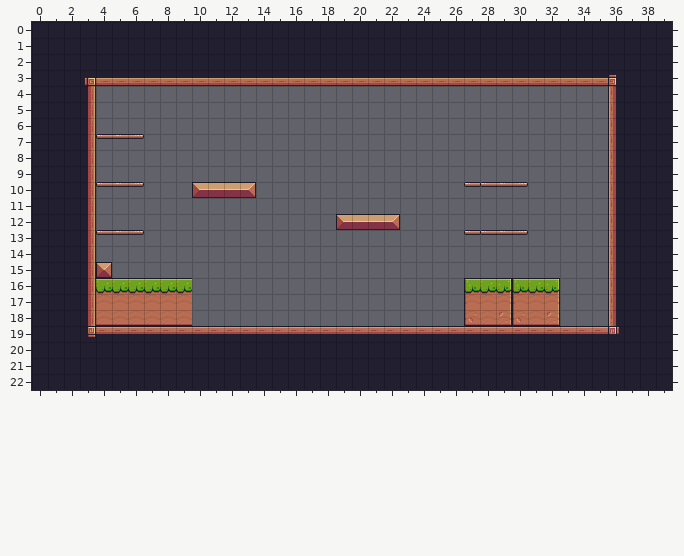
An edit to a level. Tiled map, assets/tiles/Level-01.tmx. The first picture shows the starting point.
Cells are 16x16 px. Shown: x 0..39, y 0..22.
The result:
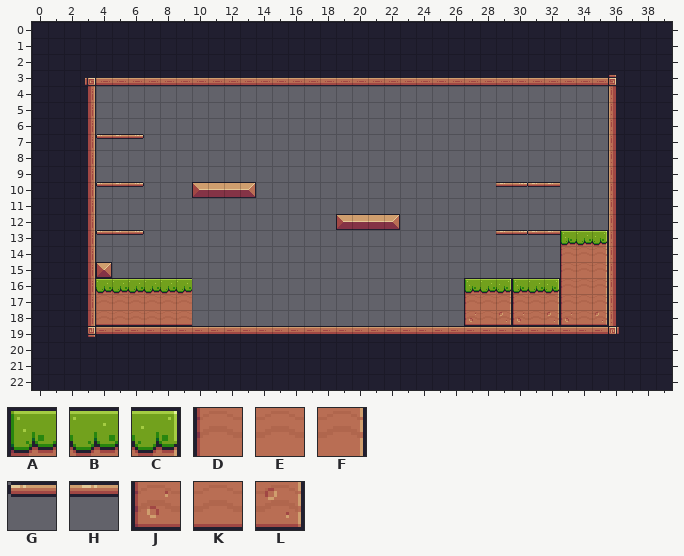
Key: from "Pixel Adventure": A 6, B 7, C 8, D 28, E 29, F 30, G 39, H 40, J 50, K 51, L 52.
_ is an empty cell.
Tiles replaced or removed in this view: G.
The edit:
Changed rows in their new state; . is an unchanged cell.
Layer "background":
first column x 27:
10 __..HH...
13 __..HHABC
14 ......DEF
15 ......DEF
16 ......DEF
17 ......DEF
18 ......JKL
Where, in picture pixels (left, top, right, bottom), the same in both pictures:
removed: (464, 182, 496, 187)
added: (528, 182, 560, 187)
removed: (464, 230, 496, 235)
added: (528, 230, 608, 326)
